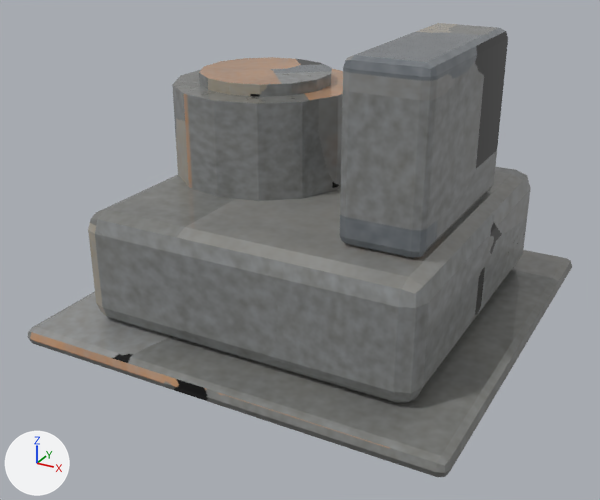
One commit to the glTF model game/assets/models/com_power_plant.glb: the scene before it, then after it.
Rendered twice from a camera (50 mm lens) standing at (1.59, -3.11, 1.81) and looking at (-0.03, -0.17, 0.34). Lighting does not change. The marker at lower left points along +X, +Y and +Z. The picture after the commit comes second. Vertices at exactly the same position are counted once.

The older version as bpy lines, for what is in view:
```python
me_cube = bpy.data.meshes.new('Cube')
me_cube.from_pydata(...)  # 224 vertices, 428 faces; spans x -0.95..0.95, y -0.95..0.95, z 0.0..1.28
me_cube.materials.append(mat_com_power_plant_baked)
ob_com_power_plant = bpy.data.objects.new('com_power_plant', me_cube)
ob_com_power_plant.location = (0.0, 0.0, 0.0)
```
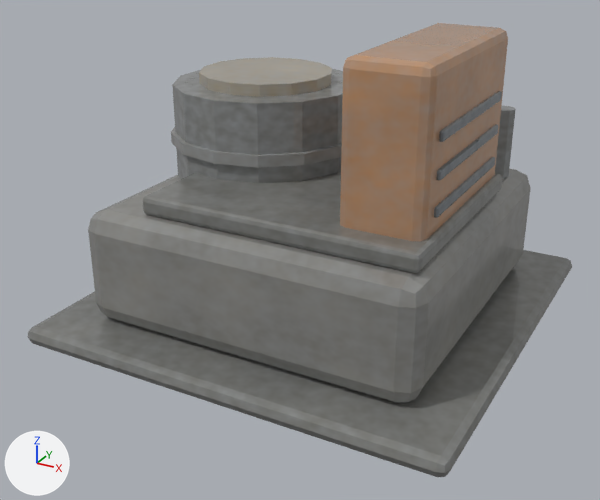
Boxes (x1, y1, x2, y2) around the edits, measured in the pictures (600 x 500 px):
part 1 of me_cube, added
    after: (171, 127, 342, 168)
part 2 of me_cube, added
    after: (495, 106, 516, 178)
part 3 of me_cube, added
    after: (143, 171, 502, 273)
part 4 of me_cube, added
    after: (434, 157, 495, 218)
part 5 of me_cube, added
    after: (436, 124, 499, 181)
part 6 of me_cube, added
    after: (439, 91, 502, 142)
part 7 of me_cube, surface changed
    both: (28, 23, 568, 454)

Patch to the scene script:
```diff
--- a/game/assets/models/com_power_plant.glb.py
+++ b/game/assets/models/com_power_plant.glb.py
@@ me_cube @@
 # used by ob_com_power_plant; location = (0.0, 0.0, 0.0)
-me_cube.from_pydata(...)  # 224 vertices, 428 faces; spans x -0.95..0.95, y -0.95..0.95, z 0.0..1.28
+me_cube.from_pydata(...)  # 508 vertices, 968 faces; spans x -0.95..0.95, y -0.95..0.95, z 0.0..1.28
+# me_cube part 1: a new loose piece, a 14-sided cylinder along z spanning x -0.779..0.079, y -0.34..0.54, z 0.735..0.785, in mat_com_power_plant_baked
+# me_cube part 2: a new loose piece, an 8-sided cylinder along z spanning x 0.57..0.67, y 0.5..0.6, z 0.55..0.9, in mat_com_power_plant_baked
+# me_cube part 3: a new loose piece of 56 vertices spanning x -0.5..0.7, y -0.65..0.35, z 0.58..0.66, in mat_com_power_plant_baked
+# me_cube part 4: a new loose piece of 56 vertices spanning x 0.31..0.69, y -0.45..0.25, z 0.72..0.76, in mat_com_power_plant_baked
+# me_cube part 5: a new loose piece of 56 vertices spanning x 0.31..0.69, y -0.45..0.25, z 0.86..0.9, in mat_com_power_plant_baked
+# me_cube part 6: a new loose piece of 56 vertices spanning x 0.31..0.69, y -0.45..0.25, z 1.0..1.04, in mat_com_power_plant_baked
+# me_cube part 7: 426 kept faces spanning x -0.95..0.95, y -0.95..0.95, z 0.0..1.28 get new texture (UV) coordinates
+# other edits to the shape of me_cube do not show in these pictures
 me_cube.materials.append(mat_com_power_plant_baked)
```
